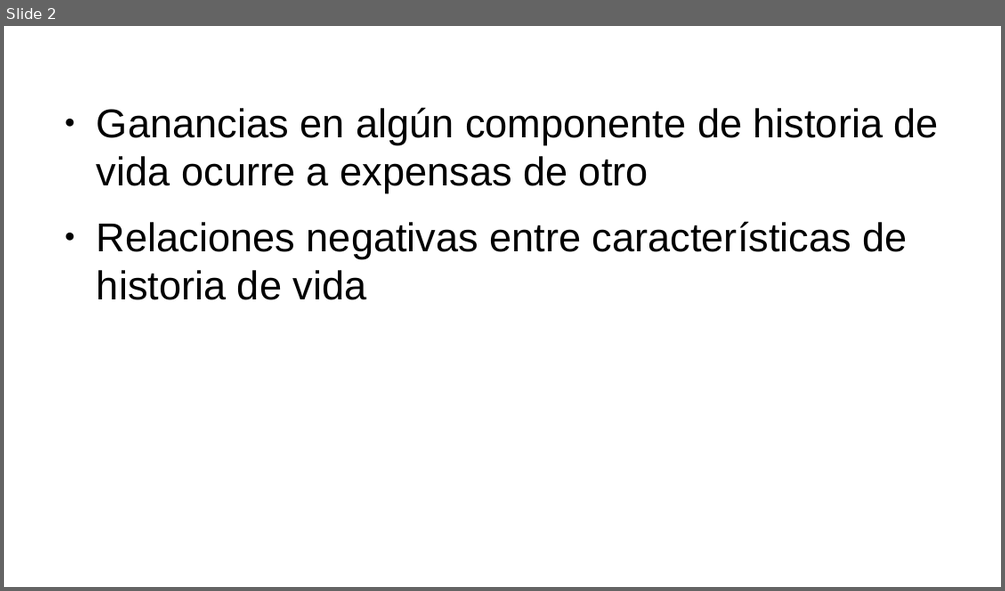
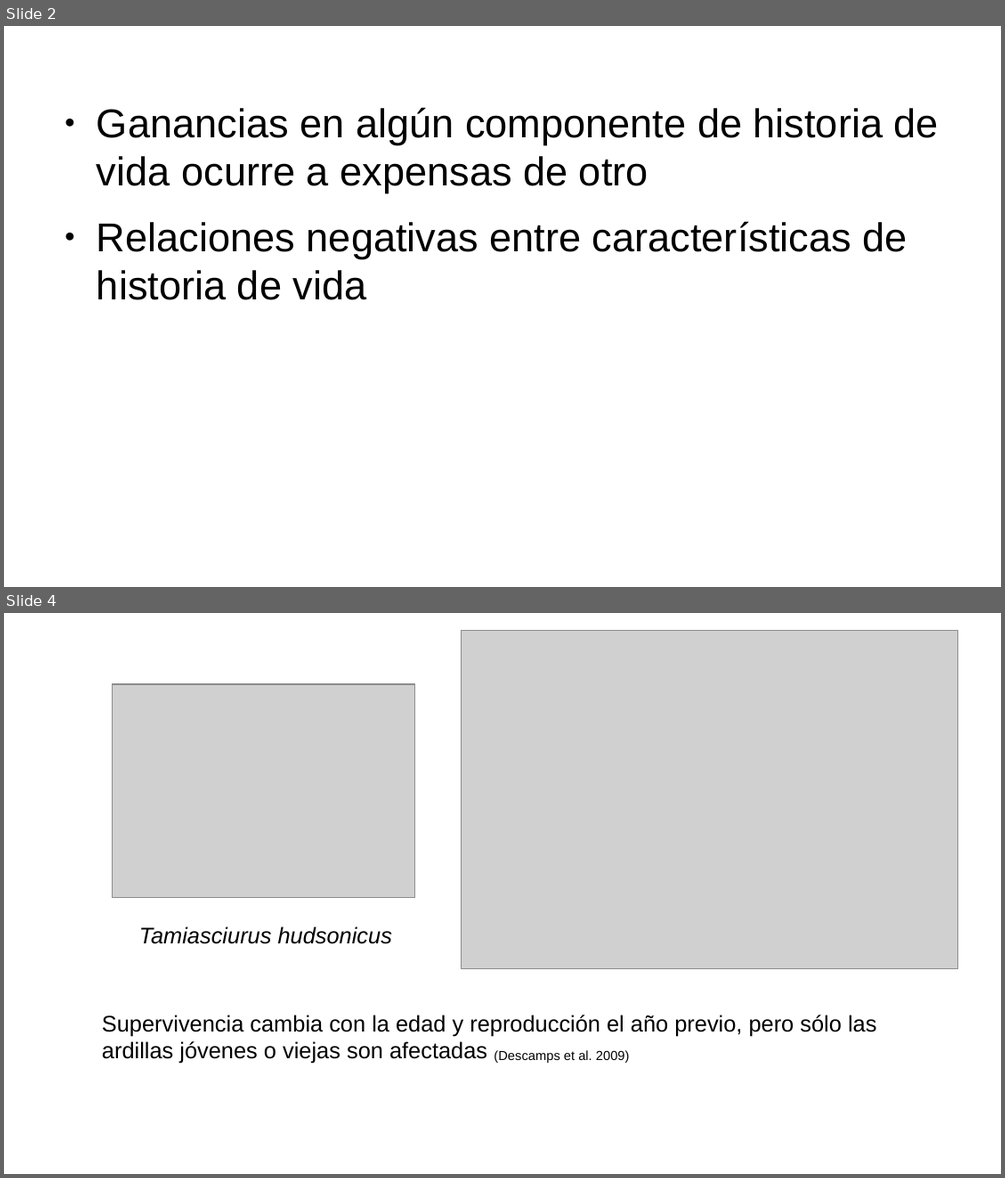
Before and after one commit to gerardommc/Ecologia-poblaciones, a slide deck: Unidad-3/Compromisos.odp. Shown one above the other, each under a label of ours: slide 2 before the commit, slides 2 and 4 after it; the slides between them are not shown. The pictures are 1005x591 and 1005x1178 pixels, drawn with LibreOffice and Linux fonts; fonts in the diff are those of the drawing; grey boxes stand for pictures. Boxes give left, top, right and bottom in pixels: in the first picture for what was removed or moved away, otherwise in the second. Text is boxed around its words. In the diff, an @@ line names an element or a change of style, - is before the commit and + after.

```diff
--- a/Unidad-3/Compromisos.odp
+++ b/Unidad-3/Compromisos.odp
@@ slide 4 added at (x1=4, y1=613, x2=1001, y2=1174), background #FFFFFF @@
@@ picture added at (x1=461, y1=631, x2=958, y2=969) @@
@@ picture added at (x1=113, y1=684, x2=415, y2=898) @@
@@ text added at (x1=139, y1=926, x2=392, y2=944), 18 pt, text #000000, italic @@
+Tamiasciurus hudsonicus
@@ text added at (x1=102, y1=1014, x2=876, y2=1063), 18 pt, text #000000 @@
+Supervivencia cambia con la edad y reproducción el año previo, pero sólo las ardillas jóvenes o viejas son afectadas (Descamps et al. 2009)
```
Also in this commit, not shown: 1 slide changed, 7 other slides added, 1 slide removed, 14 other files.
